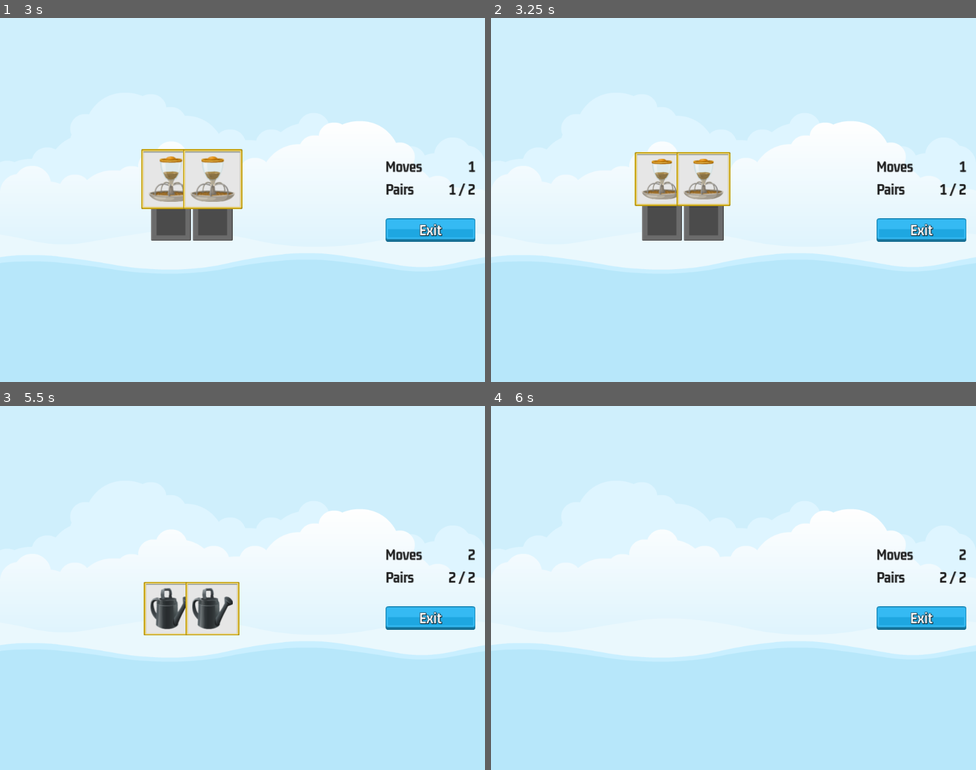
Above: before the commit, frames 1-4 (two rows, left to right).
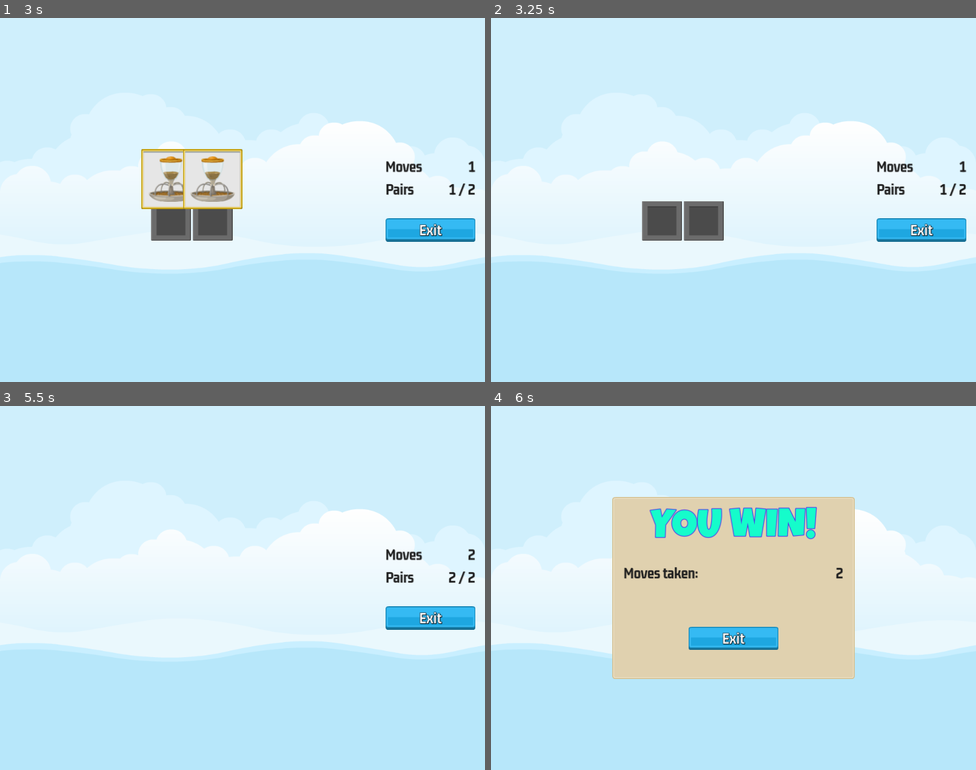
Above: after the commit, the same moments.

Repository: mattburro/Memory-Madness
Game: Godot game, scene res://master_screen/master_screen.tscn
The game is run twice, just before and just after one commit, with the same random seed, the same clock (stepped at 60 frames per second) and the same inputs.
Inputs (mouse positions are in pixels of both pictures, inside the frame that each line leads up to):
- Up to frame 1 (3 s): click "2x2" at 0.5 s; click (169, 178) at 1.25 s; click (213, 178) at 2.02 s; click (169, 221) at 2.77 s
- Up to frame 2 (3.25 s): no input
- Up to frame 3 (5.5 s): click (213, 609) at 3.52 s; click (169, 609) at 4.27 s
- Up to frame 4 (6 s): no input

Frame 1 is identical in both runs. In frame 2, 1.7% of the frame differs, in the area x 29-50%, y 36-52%; in frame 3, 1.7%; in frame 4, 27%, in the area x 25-98%, y 25-75%.

Commit message:
Show game over screen

Diff:
--- /dev/null
+++ b/game_over_screen/game_over_screen.gd
@@ -0,0 +1,14 @@
+extends Control
+
+@onready var moves_label = %MovesLabel
+
+func _ready():
+	SignalManager.on_game_over.connect(on_game_over)
+
+func on_game_over(moves: int):
+	moves_label.text = str(moves)
+	show()
+
+func on_exit_button_pressed():
+	hide()
+	SignalManager.on_game_exit_pressed.emit()
--- /dev/null
+++ b/game_over_screen/game_over_screen.tscn
@@ -0,0 +1,113 @@
+[gd_scene load_steps=10 format=3 uid="uid://dri6q2eq4sl3a"]
+
+[ext_resource type="Texture2D" uid="uid://bwwonwcfll15s" path="res://assets/ui/UIbg.png" id="1_h3b4s"]
+[ext_resource type="Script" path="res://game_over_screen/game_over_screen.gd" id="1_mqmsb"]
+[ext_resource type="FontFile" uid="uid://bahr77kttermy" path="res://assets/fonts/LuckiestGuy-Regular.ttf" id="2_hhr25"]
+[ext_resource type="LabelSettings" uid="uid://b16o7l2dvtpqa" path="res://resources/GM_32_Dark.tres" id="3_5pujb"]
+[ext_resource type="Texture2D" uid="uid://6r0ppna7todg" path="res://assets/ui/blue_button00.png" id="4_l3inl"]
+[ext_resource type="Texture2D" uid="uid://ob0igwdn416x" path="res://assets/ui/yellow_button00.png" id="5_h6whb"]
+[ext_resource type="LabelSettings" uid="uid://bdkk8jdhpbrp1" path="res://resources/GM_32_White.tres" id="7_bg7du"]
+[ext_resource type="Texture2D" uid="uid://cg304ghra85qr" path="res://assets/ui/green_button00.png" id="7_v6wp5"]
+
+[sub_resource type="LabelSettings" id="LabelSettings_fokil"]
+font = ExtResource("2_hhr25")
+font_size = 84
+font_color = Color(0.0823529, 0.988235, 0.796078, 1)
+outline_size = 6
+outline_color = Color(0.301961, 0.231373, 0.921569, 1)
+
+[node name="GameOverScreen" type="Control"]
+layout_mode = 3
+anchors_preset = 15
+anchor_right = 1.0
+anchor_bottom = 1.0
+grow_horizontal = 2
+grow_vertical = 2
+script = ExtResource("1_mqmsb")
+
+[node name="NinePatchRect" type="NinePatchRect" parent="."]
+layout_mode = 1
+anchors_preset = 8
+anchor_left = 0.5
+anchor_top = 0.5
+anchor_right = 0.5
+anchor_bottom = 0.5
+offset_left = -256.0
+offset_top = -192.0
+offset_right = 256.0
+offset_bottom = 192.0
+grow_horizontal = 2
+grow_vertical = 2
+pivot_offset = Vector2(256, 192)
+texture = ExtResource("1_h3b4s")
+patch_margin_left = 10
+patch_margin_top = 10
+patch_margin_right = 10
+patch_margin_bottom = 10
+
+[node name="MarginContainer" type="MarginContainer" parent="NinePatchRect"]
+layout_mode = 1
+anchors_preset = 15
+anchor_right = 1.0
+anchor_bottom = 1.0
+grow_horizontal = 2
+grow_vertical = 2
+theme_override_constants/margin_left = 24
+theme_override_constants/margin_top = 24
+theme_override_constants/margin_right = 24
+theme_override_constants/margin_bottom = 24
+
+[node name="VBoxContainer" type="VBoxContainer" parent="NinePatchRect/MarginContainer"]
+layout_mode = 2
+theme_override_constants/separation = 32
+
+[node name="Label" type="Label" parent="NinePatchRect/MarginContainer/VBoxContainer"]
+layout_mode = 2
+text = "YOU WIN!"
+label_settings = SubResource("LabelSettings_fokil")
+horizontal_alignment = 1
+vertical_alignment = 1
+
+[node name="HBoxContainer" type="HBoxContainer" parent="NinePatchRect/MarginContainer/VBoxContainer"]
+layout_mode = 2
+
+[node name="Label" type="Label" parent="NinePatchRect/MarginContainer/VBoxContainer/HBoxContainer"]
+layout_mode = 2
+size_flags_horizontal = 3
+text = "Moves taken:"
+label_settings = ExtResource("3_5pujb")
+vertical_alignment = 1
+
+[node name="MovesLabel" type="Label" parent="NinePatchRect/MarginContainer/VBoxContainer/HBoxContainer"]
+unique_name_in_owner = true
+layout_mode = 2
+text = "0000"
+label_settings = ExtResource("3_5pujb")
+horizontal_alignment = 2
+vertical_alignment = 1
+
+[node name="Control" type="Control" parent="NinePatchRect/MarginContainer/VBoxContainer"]
+custom_minimum_size = Vector2(0, 32)
+layout_mode = 2
+
+[node name="ExitButton" type="TextureButton" parent="NinePatchRect/MarginContainer/VBoxContainer"]
+unique_name_in_owner = true
+layout_mode = 2
+size_flags_horizontal = 4
+texture_normal = ExtResource("4_l3inl")
+texture_pressed = ExtResource("5_h6whb")
+texture_hover = ExtResource("7_v6wp5")
+
+[node name="Label" type="Label" parent="NinePatchRect/MarginContainer/VBoxContainer/ExitButton"]
+layout_mode = 1
+anchors_preset = 15
+anchor_right = 1.0
+anchor_bottom = 1.0
+grow_horizontal = 2
+grow_vertical = 2
+text = "Exit"
+label_settings = ExtResource("7_bg7du")
+horizontal_alignment = 1
+vertical_alignment = 1
+
+[connection signal="pressed" from="NinePatchRect/MarginContainer/VBoxContainer/ExitButton" to="." method="on_exit_button_pressed"]
--- a/game_screen/game_screen.gd
+++ b/game_screen/game_screen.gd
@@ -4,12 +4,14 @@
 
 @onready var sound = $Sound
 @onready var tile_container = %TileContainer
+@onready var ui = %UI
 @onready var scorer: Scorer = $Scorer
 @onready var moves_label = %MovesLabel
 @onready var pairs_label = %PairsLabel
 
 func _ready():
 	SignalManager.on_level_selected.connect(on_level_selected)
+	SignalManager.on_game_over.connect(on_game_over)
 
 func _process(_delta):
 	moves_label.text = scorer.get_moves_made_str()
@@ -34,3 +36,7 @@
 		add_memory_tile(image_dict, frame_image)
 
 	scorer.clear_new_game(level_selection.target_pairs)
+	ui.show()
+
+func on_game_over(moves: int):
+	ui.hide()
--- a/game_screen/game_screen.tscn
+++ b/game_screen/game_screen.tscn
@@ -8,6 +8,7 @@
 [ext_resource type="Texture2D" uid="uid://cg304ghra85qr" path="res://assets/ui/green_button00.png" id="4_bpqtq"]
 [ext_resource type="LabelSettings" uid="uid://bdkk8jdhpbrp1" path="res://resources/GM_32_White.tres" id="5_geqia"]
 [ext_resource type="PackedScene" uid="uid://b16krsxfokpy7" path="res://scorer/scorer.tscn" id="8_1gkbq"]
+[ext_resource type="PackedScene" uid="uid://dri6q2eq4sl3a" path="res://game_over_screen/game_over_screen.tscn" id="8_lamua"]
 
 [node name="GameScreen" type="Control"]
 layout_mode = 3
@@ -37,27 +38,28 @@
 size_flags_horizontal = 4
 size_flags_vertical = 4
 
-[node name="MarginContainer2" type="MarginContainer" parent="HBoxContainer"]
+[node name="UI" type="MarginContainer" parent="HBoxContainer"]
+unique_name_in_owner = true
 custom_minimum_size = Vector2(200, 0)
 layout_mode = 2
 theme_override_constants/margin_right = 20
 
-[node name="VBoxContainer" type="VBoxContainer" parent="HBoxContainer/MarginContainer2"]
+[node name="VBoxContainer" type="VBoxContainer" parent="HBoxContainer/UI"]
 layout_mode = 2
 size_flags_vertical = 4
 theme_override_constants/separation = 12
 
-[node name="HBoxContainer" type="HBoxContainer" parent="HBoxContainer/MarginContainer2/VBoxContainer"]
+[node name="HBoxContainer" type="HBoxContainer" parent="HBoxContainer/UI/VBoxContainer"]
 layout_mode = 2
 
-[node name="Label" type="Label" parent="HBoxContainer/MarginContainer2/VBoxContainer/HBoxContainer"]
+[node name="Label" type="Label" parent="HBoxContainer/UI/VBoxContainer/HBoxContainer"]
 layout_mode = 2
 size_flags_horizontal = 3
 text = "Moves"
 label_settings = ExtResource("1_b0rvt")
 vertical_alignment = 1
 
-[node name="MovesLabel" type="Label" parent="HBoxContainer/MarginContainer2/VBoxContainer/HBoxContainer"]
+[node name="MovesLabel" type="Label" parent="HBoxContainer/UI/VBoxContainer/HBoxContainer"]
 unique_name_in_owner = true
 layout_mode = 2
 text = "000"
@@ -65,17 +67,17 @@
 horizontal_alignment = 2
 vertical_alignment = 1
 
-[node name="HBoxContainer2" type="HBoxContainer" parent="HBoxContainer/MarginContainer2/VBoxContainer"]
+[node name="HBoxContainer2" type="HBoxContainer" parent="HBoxContainer/UI/VBoxContainer"]
 layout_mode = 2
 
-[node name="Label" type="Label" parent="HBoxContainer/MarginContainer2/VBoxContainer/HBoxContainer2"]
+[node name="Label" type="Label" parent="HBoxContainer/UI/VBoxContainer/HBoxContainer2"]
 layout_mode = 2
 size_flags_horizontal = 3
 text = "Pairs"
 label_settings = ExtResource("1_b0rvt")
 vertical_alignment = 1
 
-[node name="PairsLabel" type="Label" parent="HBoxContainer/MarginContainer2/VBoxContainer/HBoxContainer2"]
+[node name="PairsLabel" type="Label" parent="HBoxContainer/UI/VBoxContainer/HBoxContainer2"]
 unique_name_in_owner = true
 layout_mode = 2
 text = "0 / 00"
@@ -83,18 +85,18 @@
 horizontal_alignment = 2
 vertical_alignment = 1
 
-[node name="Control" type="Control" parent="HBoxContainer/MarginContainer2/VBoxContainer"]
+[node name="Control" type="Control" parent="HBoxContainer/UI/VBoxContainer"]
 custom_minimum_size = Vector2(0, 20)
 layout_mode = 2
 
-[node name="ExitButton" type="TextureButton" parent="HBoxContainer/MarginContainer2/VBoxContainer"]
+[node name="ExitButton" type="TextureButton" parent="HBoxContainer/UI/VBoxContainer"]
 layout_mode = 2
 size_flags_horizontal = 4
 texture_normal = ExtResource("2_sfcje")
 texture_pressed = ExtResource("3_eus8s")
 texture_hover = ExtResource("4_bpqtq")
 
-[node name="Label" type="Label" parent="HBoxContainer/MarginContainer2/VBoxContainer/ExitButton"]
+[node name="Label" type="Label" parent="HBoxContainer/UI/VBoxContainer/ExitButton"]
 layout_mode = 1
 anchors_preset = 15
 anchor_right = 1.0
@@ -106,8 +108,12 @@
 horizontal_alignment = 1
 vertical_alignment = 1
 
+[node name="GameOverScreen" parent="." instance=ExtResource("8_lamua")]
+visible = false
+layout_mode = 1
+
 [node name="Sound" type="AudioStreamPlayer" parent="."]
 
 [node name="Scorer" parent="." instance=ExtResource("8_1gkbq")]
 
-[connection signal="pressed" from="HBoxContainer/MarginContainer2/VBoxContainer/ExitButton" to="." method="on_exit_button_pressed"]
+[connection signal="pressed" from="HBoxContainer/UI/VBoxContainer/ExitButton" to="." method="on_exit_button_pressed"]
--- a/memory_tile/memory_tile.gd
+++ b/memory_tile/memory_tile.gd
@@ -31,7 +31,7 @@
 	tween.tween_property(self, "scale", Vector2(1.5, 1.5), 0.5)
 	tween.set_parallel(false)
 	tween.tween_interval(0.6)
-	tween.tween_property(self, "scale", Vector2.ZERO, 0.5)
+	tween.tween_property(self, "scale", Vector2.ZERO, 0)
 
 func get_item_name() -> String:
 	return item_name
--- a/scorer/scorer.gd
+++ b/scorer/scorer.gd
@@ -56,6 +56,10 @@
 	for tile in selections:
 		tile.reveal(false)
 
+func check_game_over():
+	if pairs_made == target_pairs:
+		SignalManager.on_game_over.emit(moves_made)
+
 func on_tile_selected(tile: MemoryTile):
 	if not selections.has(tile):
 		SoundManager.play_tile_click(sound)
@@ -66,6 +70,7 @@
 		hide_selections()
 
 	selections.clear()
+	check_game_over()
 	SignalManager.on_selection_enabled.emit()
 
 func on_game_exit_pressed():
--- a/singletons/signal_manager.gd
+++ b/singletons/signal_manager.gd
@@ -2,6 +2,7 @@
 
 signal on_level_selected(level_number: int)
 signal on_game_exit_pressed
+signal on_game_over(moves: int)
+signal on_tile_selected(tile: MemoryTile)
 signal on_selection_enabled
 signal on_selection_disabled
-signal on_tile_selected(tile: MemoryTile)
Not shown: 1 places in game_screen/game_screen.tscn that only renumber resources
